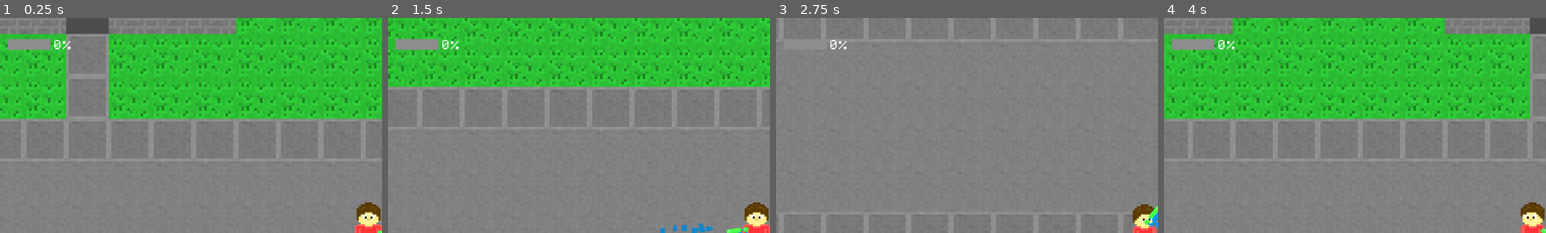
Above: before the commit, frames 1-4 (left to right).
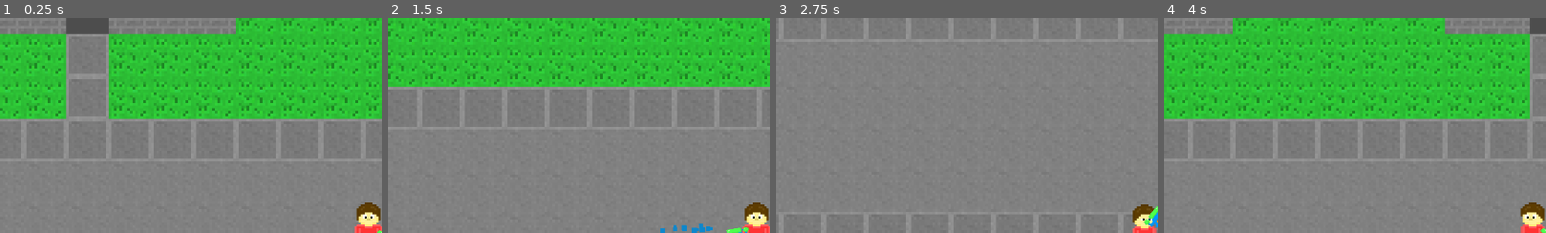
Above: after the commit, the same moments.

Repository: Birb-Games/the-legend-of-the-lawns
Game: Godot game, scene res://scenes/main.tscn
Same seed, same stepped clock (60 frames per second), same inputs: the game is played once before the commit and once after it.
Inputs (mouse positions are % of the whole screen's width and height, from its top left):
- Up to frame 1 (0.25 s): no input
- Up to frame 2 (1.5 s): move the mouse to (72, 45) at 0.52 s; hold D (move_right) 0.53-1.28 s; hold Space (pull) 0.53-1.28 s; move the mouse to (30, 55) at 1.27 s; hold S (move_down) from 1.28 s (still down); click (30, 55) at 1.35 s
- Up to frame 3 (2.75 s): move the mouse to (60, 28) at 2.02 s; release S (move_down) at 2.03 s; hold D (move_right) from 2.03 s (still down); hold Space (pull) from 2.03 s (still down)
- Up to frame 4 (4 s): move the mouse to (45, 70) at 2.77 s; release D (move_right) at 2.78 s; release Space (pull) at 2.78 s; hold W (move_up) 2.78-3.53 s; click (45, 70) at 2.85 s; move the mouse to (80, 65) at 3.52 s; hold A (move_left) from 3.53 s (still down); hold Space (pull) from 3.53 s (still down)
The pictures show only the part of the screen within x 2-52%, y 0-50%; the shares and areas given below are measured in that part.

The runs differ from the first frame. In frame 1, 0.7% of the frame differs, in the area x 2-19%, y 9-16%; in frame 2, 0.7%; in frame 3, less than 0.1%; in frame 4, 0.7%.
Error before the commit: Attempt to call function 'get_perc_cut' in base 'null instance' on a null instance. (res://scripts/main.gd:47)

Commit message:
hid the progress bar when in the neighborhood

Diff:
--- a/scripts/hud.gd
+++ b/scripts/hud.gd
@@ -9,5 +9,14 @@
 
 # updates progress bar based on the given percent (0.0 to 1.0)
 func update_progress_bar(percent: float) -> void:
-	$Control/ProgressBar.size.x = percent * $Control/ProgressBackground.size.x
-	$Control/ProgressBarPercent.text = str(int(percent * 100)) + "%"
+	if percent < 0.0: #used for the neighborhood
+		$Control/ProgressBar.hide()
+		$Control/ProgressBackground.hide()
+		$Control/ProgressBarPercent.hide()
+		return
+	else:
+		$Control/ProgressBar.show()
+		$Control/ProgressBackground.show()
+		$Control/ProgressBarPercent.show()
+		$Control/ProgressBar.size.x = percent * $Control/ProgressBackground.size.x
+		$Control/ProgressBarPercent.text = str(int(percent * 100)) + "%"
--- a/scripts/main.gd
+++ b/scripts/main.gd
@@ -4,7 +4,7 @@
 var lawnmower: RigidBody2D = preload("res://scenes/lawnmower.tscn").instantiate()
 var neighborhood: Node2D = preload("res://scenes/neighborhood.tscn").instantiate()
 @onready var player: CharacterBody2D = $Player
-var current_lawn: Node2D
+var current_lawn: Node2D #used for unloading the current lawn, null if in neighborhood
 
 func _ready() -> void:
 	lawns.set("BasicLawn", preload("res://scenes/basic_lawn.tscn").instantiate())
@@ -19,7 +19,7 @@
 		load_field("FancyLawn")
 
 func load_field(lawn_name: String) -> void:
-	if lawnmower.is_inside_tree():
+	if current_lawn != null:
 		printerr("Loading field without unloading previous!")
 
 	remove_child(neighborhood)
@@ -30,18 +30,22 @@
 	player.position = Vector2.ZERO
 
 func return_to_neighborhood() -> void:
-	if !lawnmower.is_inside_tree():
-		printerr("Loading neighborhood not from field!")
+	if current_lawn == null:
+		printerr("Loading neighborhood from neighborhood!")
 
 	add_child(neighborhood)
 	remove_child(lawnmower)
 	remove_child(current_lawn)
+	current_lawn = null
 	player.position = Vector2.ZERO
 
 func update_hud():
-	if $Player.in_lawnmower_range() and $Lawnmower.is_stuck():
-		$HUD.update_info_text("Lawn mower is stuck!")
+	if current_lawn != null:
+		if $Player.in_lawnmower_range() and $Lawnmower.is_stuck():
+			$HUD.update_info_text("Lawn mower is stuck!")
+		else:
+			$HUD.update_info_text("")
+
+		$HUD.update_progress_bar($Lawn.get_perc_cut())
 	else:
-		$HUD.update_info_text("")
-
-	$HUD.update_progress_bar($Lawn.get_perc_cut())
+		$HUD.update_progress_bar(-1.0) # -1.0 hides the progress bar
Not shown: 1 places in scenes/main.tscn that only renumber resources
